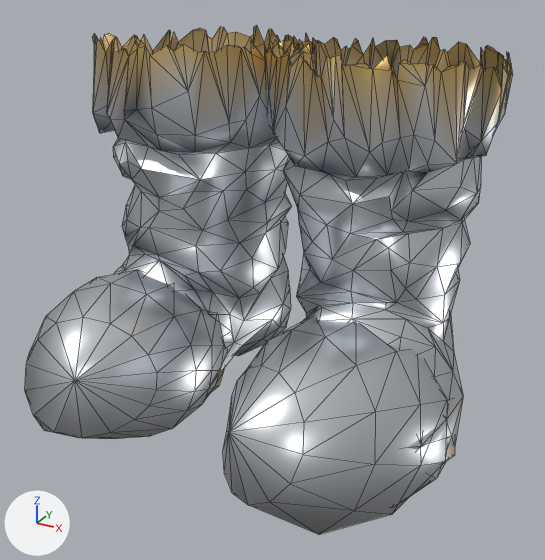
One commit to the glTF model assets_src/armor/kargan_0/heavy_b_feet.glb: the scene before it, then after it.
Rendered twice from a 50 mm camera at (0.524, -0.994, 0.644) aimed at (0.035, -0.104, 0.199). Lighting does not change. The marker at lower left points along +X, +Y and +Z. The older version comes first. Mesh edges are drawn as thin lines. Vertices at exactly the same position are counted once.

Objects in the first picture: 'heavy_b_feet'.
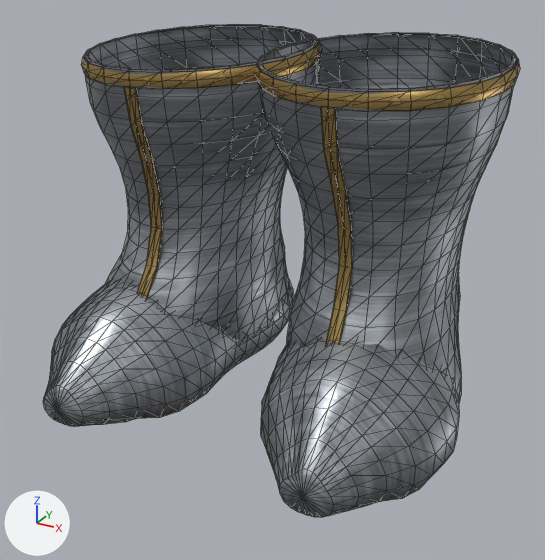
Where the change shows, as pixel boxes (x1, y1, x2, y2) in the pictures (545 x 560 px):
'heavy_b_feet', reshaped, recoloured: before (25, 26, 513, 534); after (43, 24, 520, 517)
part 1 of me_heavy_b_feet, rebuilt: before (92, 26, 513, 495); after (258, 32, 517, 402)
part 2 of me_heavy_b_feet, rebuilt: before (223, 317, 455, 534); after (261, 340, 459, 517)
part 3 of me_heavy_b_feet, rebuilt: before (25, 270, 227, 439); after (43, 281, 294, 427)
part 4 of me_heavy_b_feet, added: after (84, 24, 320, 345)
part 5 of me_heavy_b_feet, added (brown): after (255, 52, 520, 111)
part 6 of me_heavy_b_feet, added (brown): after (81, 36, 322, 89)
part 7 of me_heavy_b_feet, added (brown): after (321, 106, 352, 343)
part 8 of me_heavy_b_feet, added (brown): after (124, 86, 162, 298)

The change in detail:
Picture 'steel_orm.png' (img_steel_orm_png) is new.
Picture 'steel_c.png' (img_steel_c_png) is new.
Picture 'steel_n.png' (img_steel_n_png) is new.
Picture 'trim_orm.png' (img_trim_orm_png) is new.
Picture 'trim_n.png' (img_trim_n_png) is new.
Picture 'trim_c.png' (img_trim_c_png) is new.
Material 'steel' (mat_steel) is new.
Uses the picture img_steel_c_png.
Uses the picture img_steel_n_png.
Uses the picture img_steel_orm_png.
Material 'trim' (mat_trim) is new.
Uses the picture img_trim_c_png.
Uses the picture img_trim_n_png.
Uses the picture img_trim_orm_png.
me_heavy_b_feet is used by ob_heavy_b_feet; location (0.0, 0.0, 0.0).
me_heavy_b_feet had 948 vertices, 1652 faces and spanned x -0.33..0.328, y -0.384..0.196, z -0.013..0.533.
me_heavy_b_feet no longer uses material mat_metal.
me_heavy_b_feet now has 1864 vertices, 3488 faces and spans x -0.33..0.331, y -0.331..0.199, z -0.013..0.525.
me_heavy_b_feet part 1: the loose piece of 754 vertices spanning x -0.33..0.325, y -0.313..0.196, z -0.013..0.533 is rebuilt with 384 vertices and now spans x -0.025..0.319, y -0.203..0.199, z 0.033..0.525, in mat_steel.
me_heavy_b_feet part 2: the loose piece of 97 vertices spanning x 0.042..0.328, y -0.384..-0.047, z -0.013..0.194 is rebuilt with 386 vertices and now spans x 0.029..0.331, y -0.331..0.18, z -0.013..0.193, in mat_steel.
me_heavy_b_feet part 3: the loose piece of 97 vertices spanning x -0.328..-0.042, y -0.384..-0.047, z -0.013..0.193 is rebuilt with 386 vertices and now spans x -0.33..-0.03, y -0.33..0.179, z -0.013..0.189, in mat_steel.
me_heavy_b_feet part 4: a new loose piece of 384 vertices spanning x -0.318..0.027, y -0.199..0.199, z 0.034..0.524, in mat_steel.
me_heavy_b_feet part 5: a new loose piece of 120 vertices spanning x -0.03..0.324, y -0.176..0.199, z 0.47..0.522, in mat_trim.
me_heavy_b_feet part 6: a new loose piece of 120 vertices spanning x -0.324..0.031, y -0.175..0.197, z 0.47..0.522, in mat_trim.
me_heavy_b_feet part 7: a new loose piece of 42 vertices spanning x 0.139..0.178, y -0.202..-0.123, z 0.078..0.473, in mat_trim.
me_heavy_b_feet part 8: a new loose piece of 42 vertices spanning x -0.178..-0.137, y -0.198..-0.121, z 0.078..0.473, in mat_trim.
me_heavy_b_feet gains material mat_steel.
me_heavy_b_feet gains material mat_trim.
